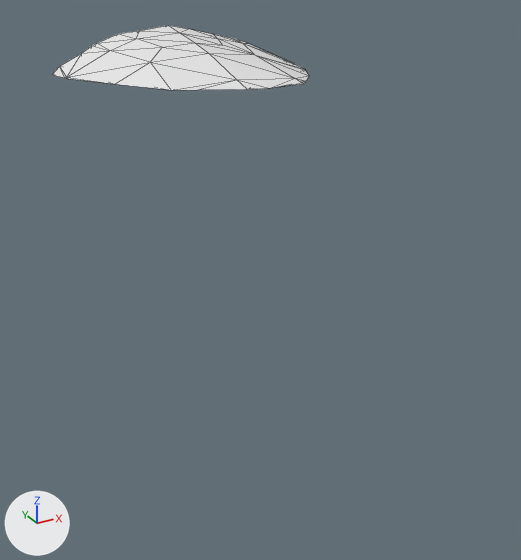
Before and after pictures for a commit that changed the glTF model assets/terrain/surface_pieces/surf_1_9.glb.
Rendered twice from a 50 mm camera at (-107.27, 53.17, -13.39) aimed at (-102.36, 62.09, -17.85). The lights are fixed; the arrows at lower left show +X, +Y and +Z. The older version comes first. Mesh edges are drawn as thin lines. Where no turn or scale is listed for an object, it has been applied to the vertices.

Objects in the first picture: 'geometry_0'.
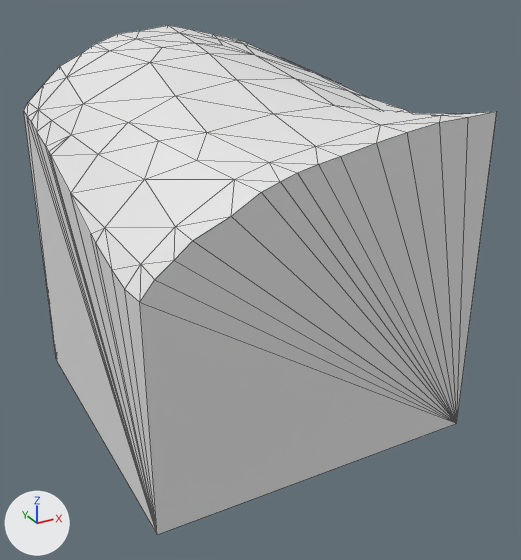
The edits, one by one:
me_geometry_0 is used by ob_geometry_0; location (0.0, 0.0, 0.0).
me_geometry_0 had 50 vertices, 96 faces and spanned x -104.5..-100.29, y 62.21..65.0, z -15.0..-14.34.
me_geometry_0 now has 100 vertices, 196 faces and spans x -105.0..-100.0, y 60.0..65.0, z -20.0..-14.34.
Part 1, on me_geometry_0:
18 vertices are removed from x -104.5..-100.29, y 62.26..65.0, z -15.0.
58 faces are deleted.
4 vertices move from x -104.41..-100.34, y 62.21..64.8, z -15.0 to x -104.65..-100.13, y 61.54..65.0, z -15.19..-15.05.
68 vertices are added at x -105.0..-100.0, y 60.0..65.0, z -20.0..-15.04.
158 new faces join them.

Changed parts and their boxes (x1, y1, x2, y2) in the pictures (521 x 560 px):
'geometry_0', reshaped (84% wider, 674% taller)
    before: (52, 25, 309, 90)
    after: (24, 25, 497, 535)
part 1 of me_geometry_0, built on
    before: (52, 44, 309, 90)
    after: (24, 44, 497, 535)
